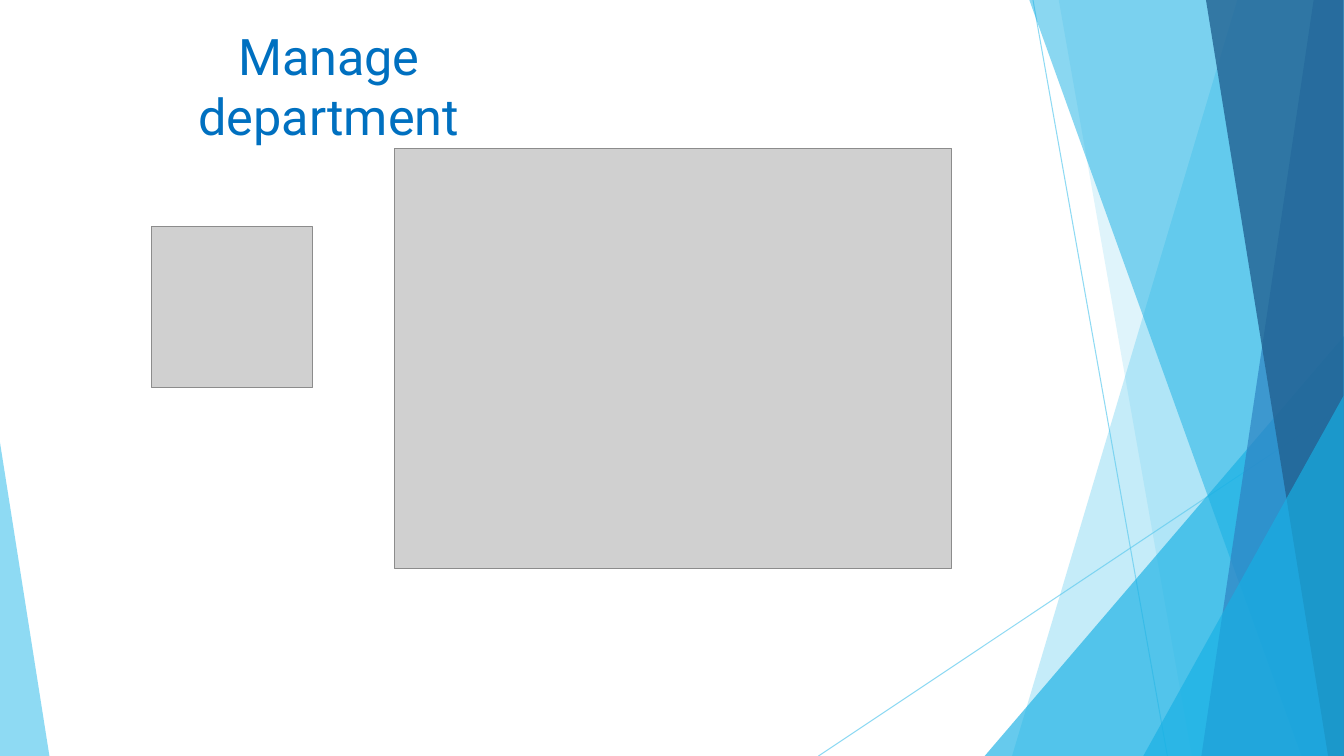
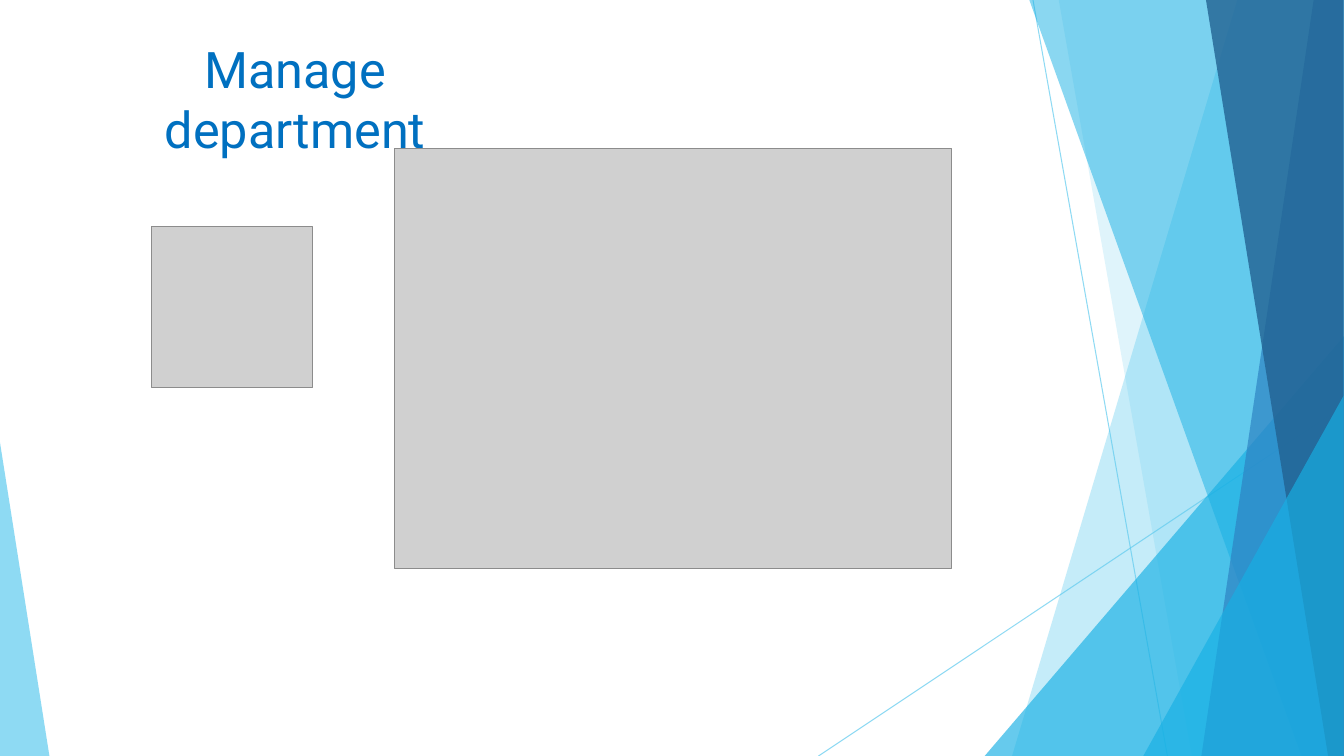
Before and after one commit to linhmimoza/Hospital_PortalExtra, a slide deck: slide 21 of Hospital.pptx. Drawn at 1344x756 pixels with LibreOffice and Linux fonts; fonts in the diff are those of the drawing; grey boxes stand for pictures. Boxes give left, top, right and bottom in pixels: in the first picture for what was removed or moved away, otherwise in the second. Text is boxed around its words. In the diff, an @@ line names an element or a change of style, - is before the commit and + after.

```diff
--- a/Hospital.pptx
+++ b/Hospital.pptx
@@ text "Manage department": place and size @@
-text "Manage department" at (198, 39, 459, 146)
+text "Manage department" at (165, 52, 426, 160)
```
Also in this commit, not shown: 10 other slides changed, 1 slide removed.
